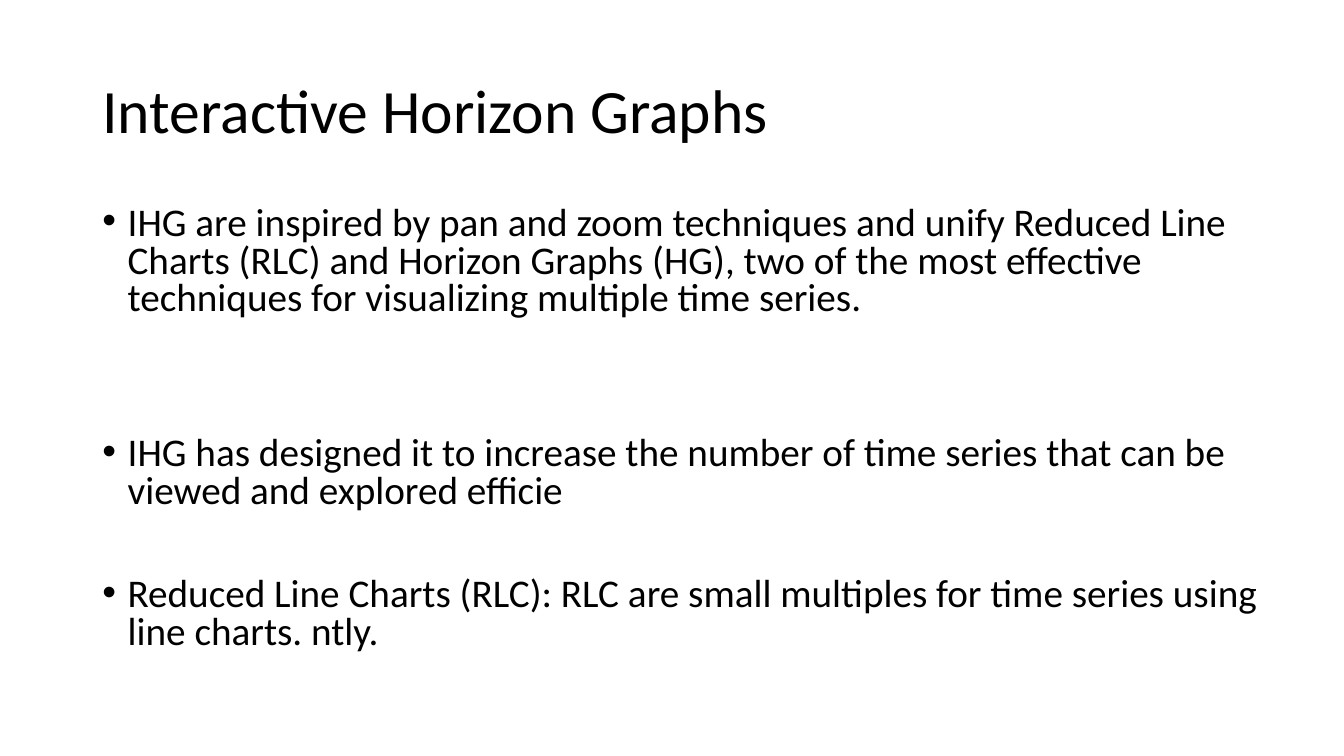
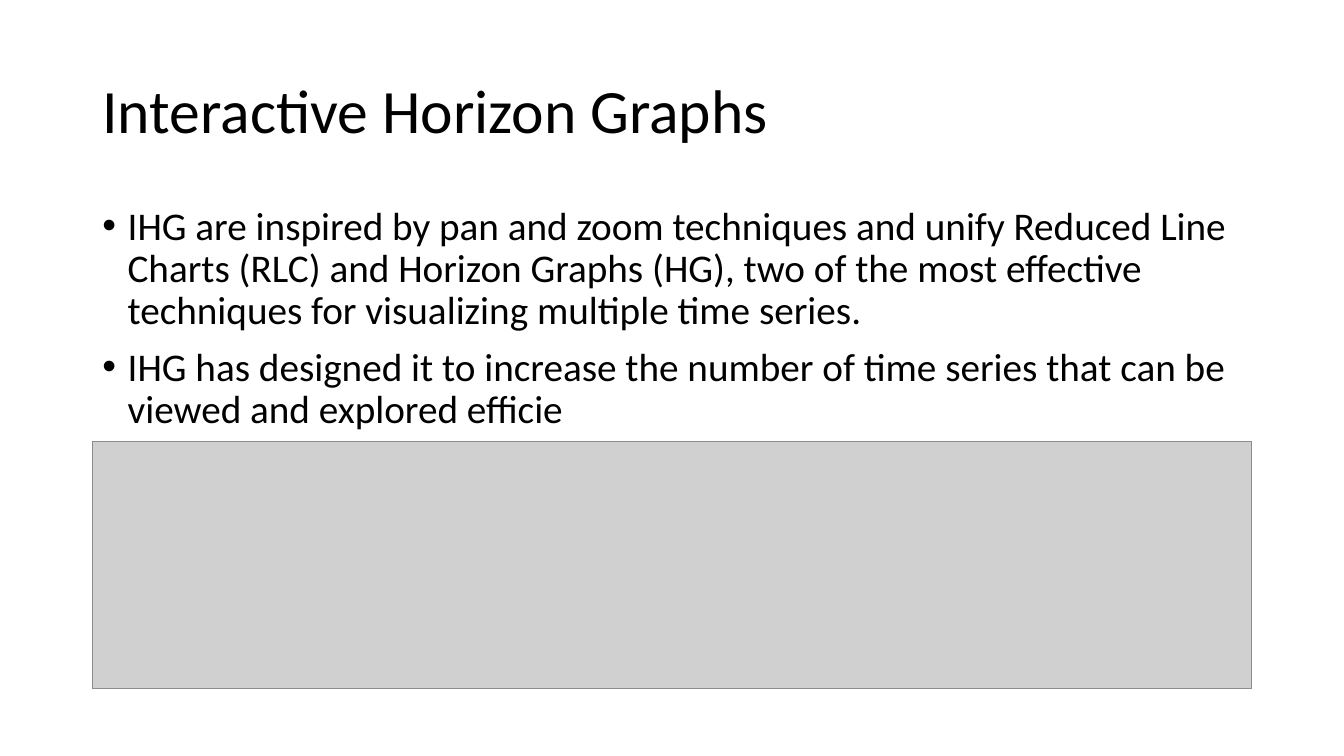
Before and after one commit to Amr0Salah/Data-Visualization, a slide deck: slide 31 of Slides/Task1.pptx (slide 29 before the commit). Drawn at 1344x756 pixels with LibreOffice and Linux fonts; fonts in the diff are those of the drawing; grey boxes stand for pictures. Boxes give left, top, right and bottom in pixels: in the first picture for what was removed or moved away, otherwise in the second. Text is boxed around its words. In the diff, an @@ line names an element or a change of style, - is before the commit and + after.

```diff
--- a/Slides/Task1.pptx
+++ b/Slides/Task1.pptx
@@ text "IHG are inspired by pan ..." at (128, 212, 1225, 430): line spacing 0.8 to 0.9 @@
@@ picture added at (93, 442, 1252, 690) @@
@@ text at (128, 578, 1257, 652): paragraph removed @@
-• Reduced Line Charts (RLC): RLC are small multiples for time series using line charts. ntly.
```
Also in this commit, not shown: 4 other slides changed, 6 slides added, 1 slide removed, 5 other files.
